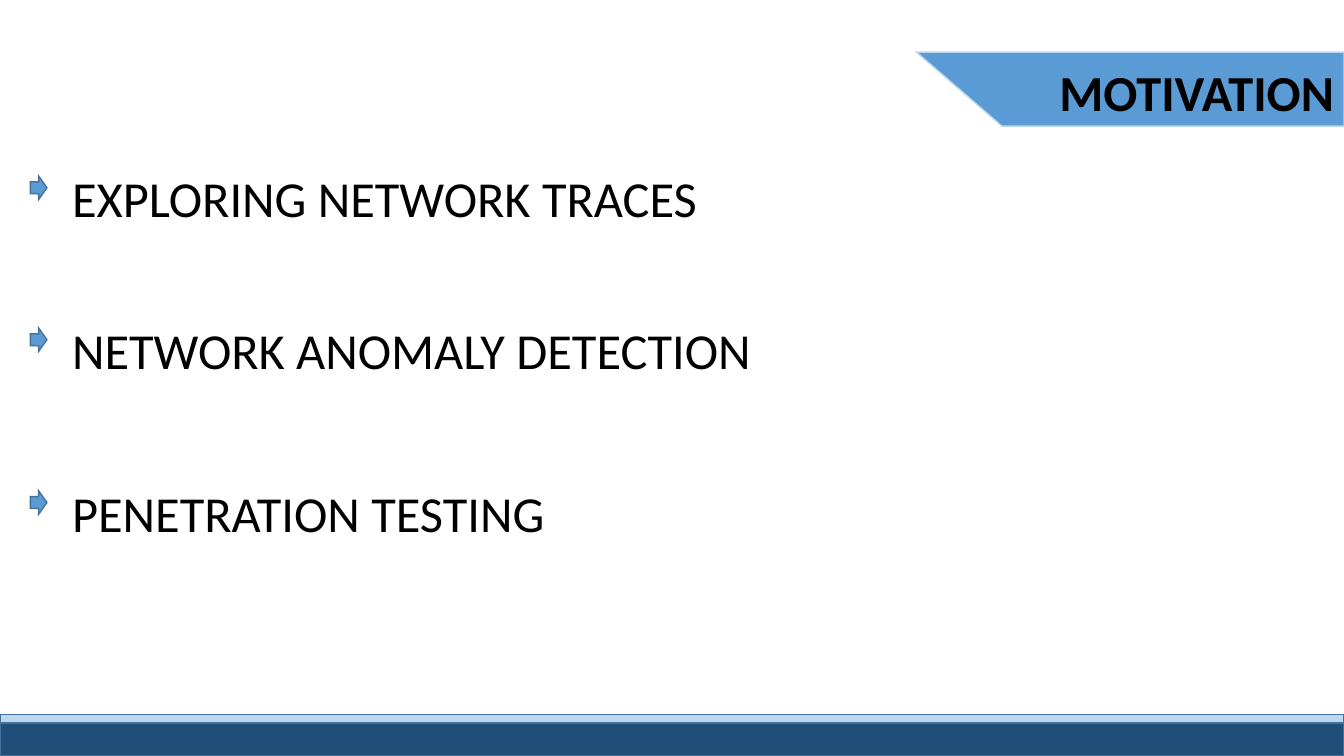
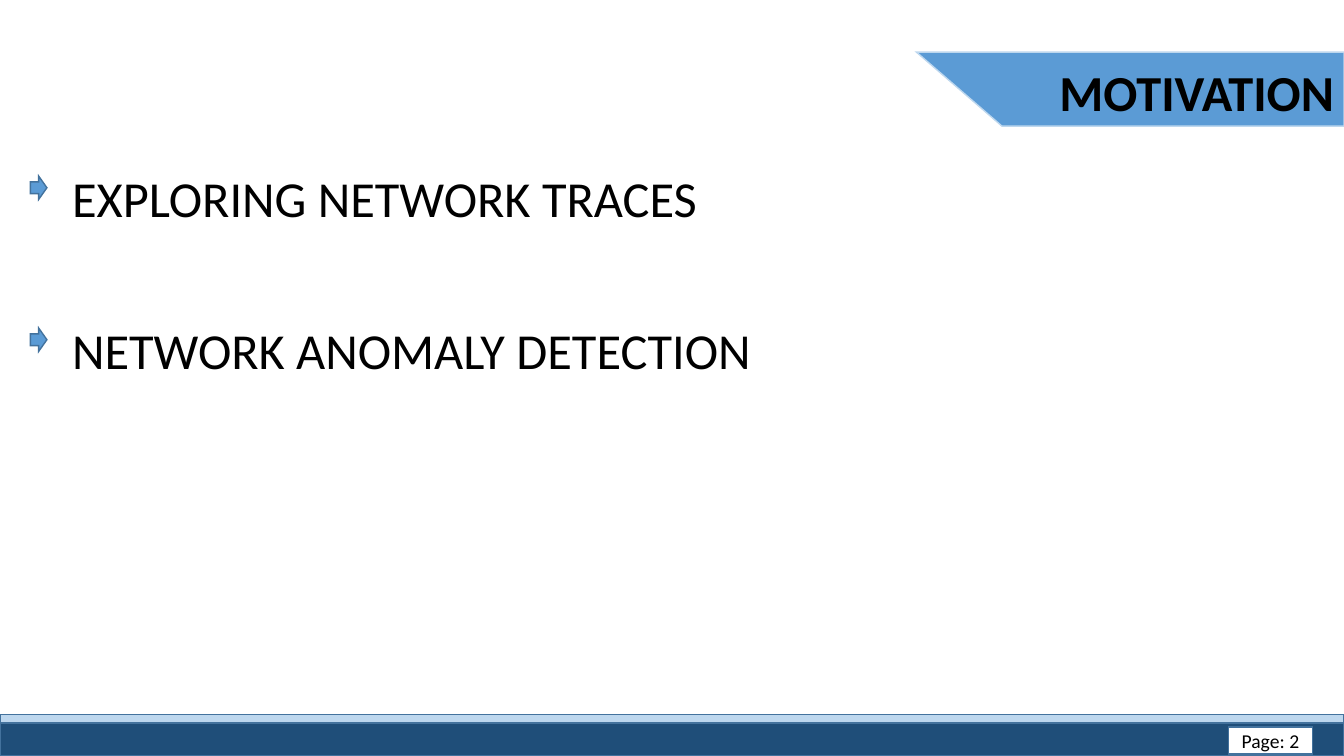
Before and after one commit to PromaChow/SPL_PROJECT, a slide deck: slide 2 of SPLmidPresentationFin.pptx. Drawn at 1344x756 pixels with LibreOffice and Linux fonts; fonts in the diff are those of the drawing. Boxes give left, top, right and bottom in pixels: in the first picture for what was removed or moved away, otherwise in the second. Text is boxed around its words. In the diff, an @@ line names an element or a change of style, - is before the commit and + after.

```diff
--- a/SPLmidPresentationFin.pptx
+++ b/SPLmidPresentationFin.pptx
@@ right arrow removed at box(30, 491, 46, 514) @@
@@ text removed at box(72, 499, 544, 533) @@
-PENETRATION TESTING
@@ rectangle added at box(1229, 727, 1314, 754), fill #FFFFFF, outline #43739E 1 pt, 14 pt, text #000000 @@
+Page: 2
```
Also in this commit, not shown: 14 other slides changed, 1 slide added.
